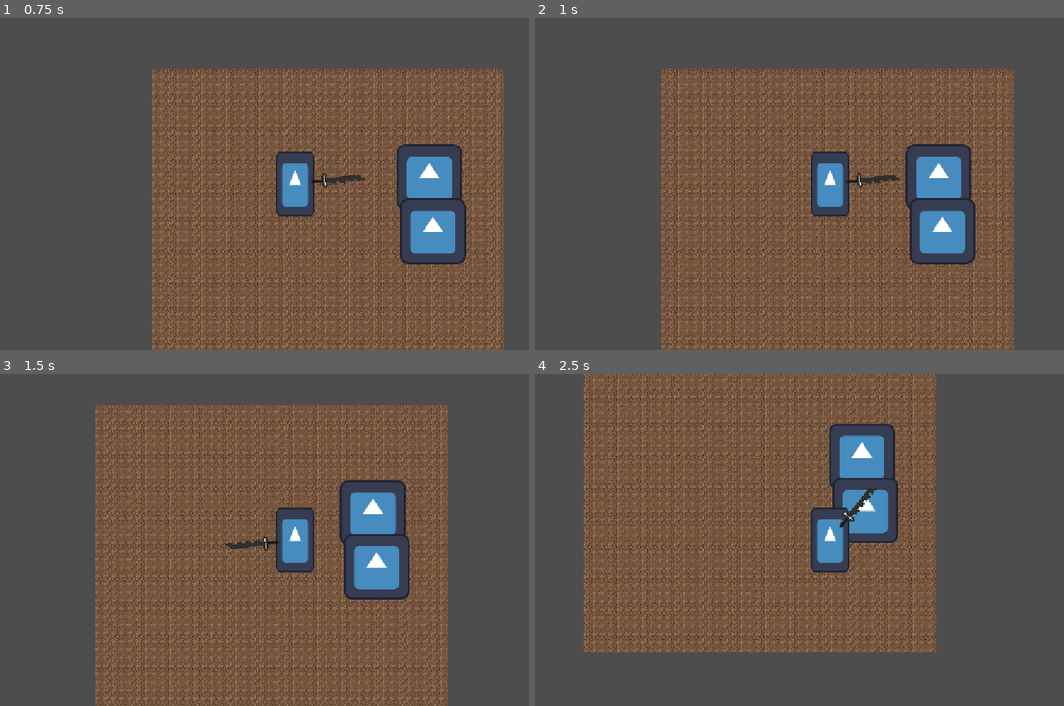
Above: before the commit, frames 1-4 (two rows, left to right).
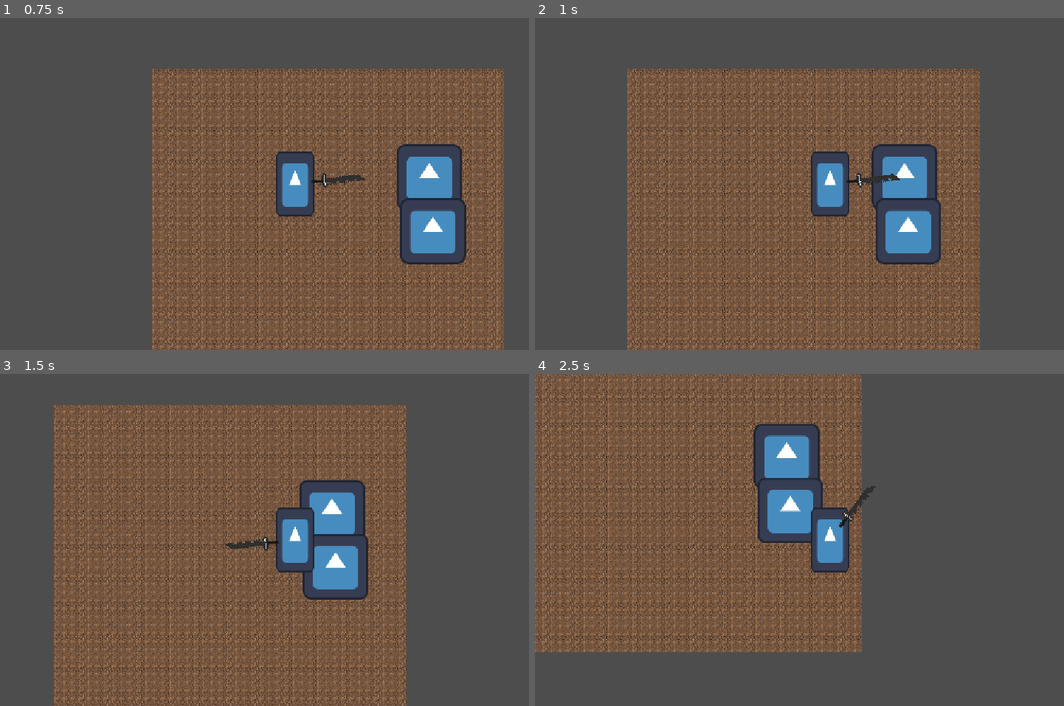
Above: after the commit, the same moments.

Repository: nextPixellabs7/Boceto1
Game: Godot game, scene res://Escenas/main.tscn
Same seed, same stepped clock (60 frames per second), same inputs: the game is played once before the commit and once after it. The engine's default icon, where the game draws it, is replaced by a stand-in: a white triangle on a blue panel in a dark square.
Inputs (mouse positions are in pixels of both pictures, inside the frame that each line leads up to):
- Up to frame 1 (0.75 s): tap Enter at 0.5 s; move the mouse to (423, 167) at 0.52 s; hold D (move_right) from 0.53 s (still down); click (423, 167) at 0.6 s
- Up to frame 2 (1 s): keep holding D (move_right); tap Shift (dodge, bound only after the commit) at 0.8 s
- Up to frame 3 (1.5 s): move the mouse to (174, 556) at 1.27 s; release D (move_right) at 1.28 s; hold S (move_down) from 1.28 s (still down); tap Shift (dodge, bound only after the commit) at 1.35 s
- Up to frame 4 (2.5 s): click (709, 556) at 1.55 s; move the mouse to (889, 466) at 2.02 s; release S (move_down) at 2.03 s; hold D (move_right) from 2.03 s (still down); click (889, 466) at 2.1 s; tap Shift (dodge, bound only after the commit) at 2.3 s

Frame 1 is identical in both runs. In frame 2, 34% of the frame differs, in the area x 17-91%, y 15-100%; in frame 3, 20%; in frame 4, 39%, in the area x 0-76%, y 0-84%.

Commit message:
dodge
se agrego la accion de esquibar

Diff:
--- a/project.godot
+++ b/project.godot
@@ -62,6 +62,11 @@
 "events": [Object(InputEventKey,"resource_local_to_scene":false,"resource_name":"","device":16,"window_id":0,"alt_press …(190 unchanged characters)…
 ]
 }
+dodge={
+"deadzone": 0.2,
+"events": [Object(InputEventKey,"resource_local_to_scene":false,"resource_name":"","device":16,"window_id":0,"alt_pressed":false,"shift_pressed":false,"ctrl_pressed":false,"meta_pressed":false,"pressed":false,"keycode":0,"physical_keycode":4194325,"key_label":0,"unicode":0,"location":0,"echo":false,"script":null)
+]
+}
 
 [physics]
 
--- a/scripts/player.gd
+++ b/scripts/player.gd
@@ -19,7 +19,15 @@
 var can_attack: bool = true
 
 @export var combo_time: float = 0.8
-
+# =========================
+# DODGE
+@export var dodge_speed: float = 600.0
+@export var dodge_duration: float = 0.2
+@export var dodge_cooldown: float = 0.8
+
+var is_dodging: bool = false
+var can_dodge: bool = true
+#==========================
 func _ready():
 	sword.visible = true
 	dagger.visible = false
@@ -30,8 +38,13 @@
 	# =========================
 	# MOVIMIENTO
 	var direction := Input.get_vector("move_left","move_right","move_up","move_down")
-	velocity = direction * speed
+	if not is_dodging:
+		velocity = direction * speed
 	move_and_slide()
+	# =========================
+	# DODGE
+	if Input.is_action_just_pressed("dodge") and can_dodge and not is_dodging:
+		_dodge(direction)
 
 	# =========================
 	# DIRECCIÓN DEL ATAQUE
@@ -83,7 +96,7 @@
 
 	# =========================
 	# ATAQUE
-	if Input.is_action_just_pressed("attack") and can_attack:
+	if Input.is_action_just_pressed("attack") and can_attack and not is_dodging:
 		_attack()
 
 func _attack():
@@ -173,3 +186,18 @@
 			attack_hitbox = dagger.hitbox
 		"axe":
 			attack_hitbox = axe.hitbox
+
+# =========================
+# DODGE
+func _dodge(direction: Vector2):
+	if direction == Vector2.ZERO:
+		return
+	is_dodging = true
+	can_dodge = false
+	var dodge_direction = direction.normalized()
+	velocity = dodge_direction * dodge_speed
+	await get_tree().create_timer(dodge_duration).timeout
+	velocity = Vector2.ZERO
+	is_dodging = false
+	await get_tree().create_timer(dodge_cooldown).timeout
+	can_dodge = true
